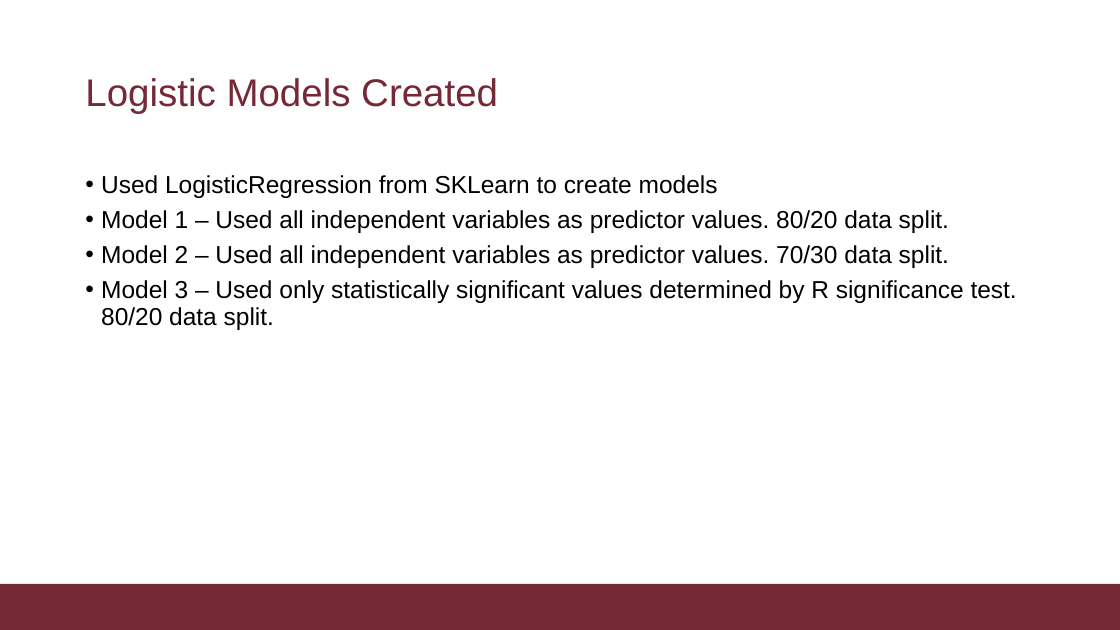
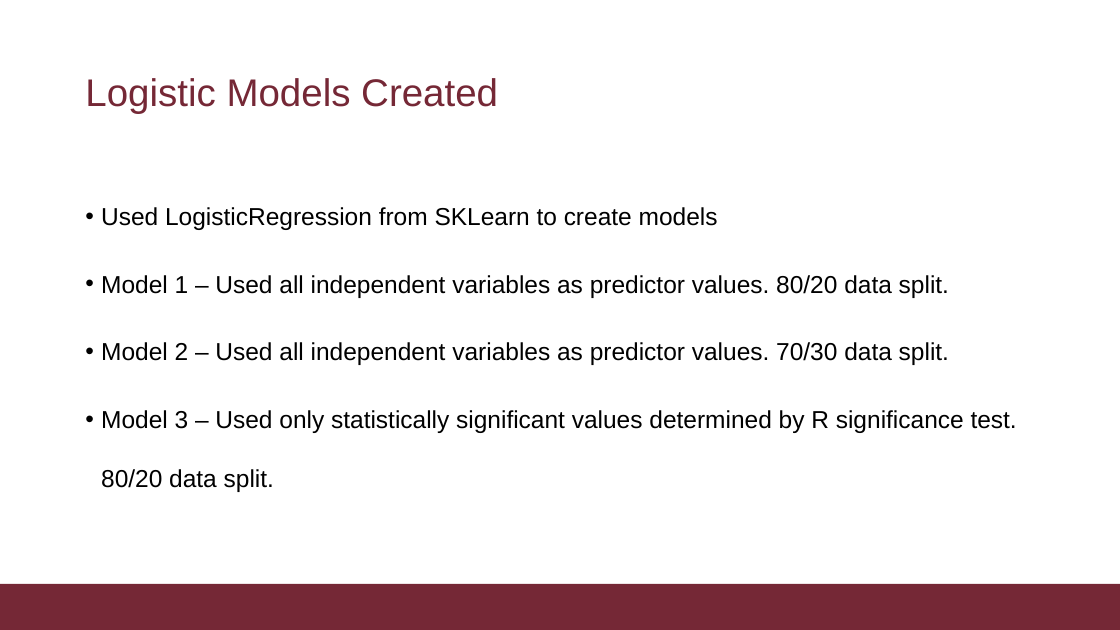
Before and after one commit to JamesonBuie/FinalProject_JFB, a slide deck: slide 8 of FinalProjectPPT_JFB.pptx. Drawn at 1120x630 pixels with LibreOffice and Linux fonts; fonts in the diff are those of the drawing; background and template pictures are left out. Boxes give left, top, right and bottom in pixels: in the first picture for what was removed or moved away, otherwise in the second. Text is boxed around its words. In the diff, an @@ line names an element or a change of style, - is before the commit and + after.

```diff
--- a/FinalProjectPPT_JFB.pptx
+++ b/FinalProjectPPT_JFB.pptx
@@ text "Used LogisticRegression from SKLearn to ..." at bbox=[101, 207, 1017, 492]: line spacing 0.9 to 2 @@
```
Also in this commit, not shown: 3 other slides changed.
